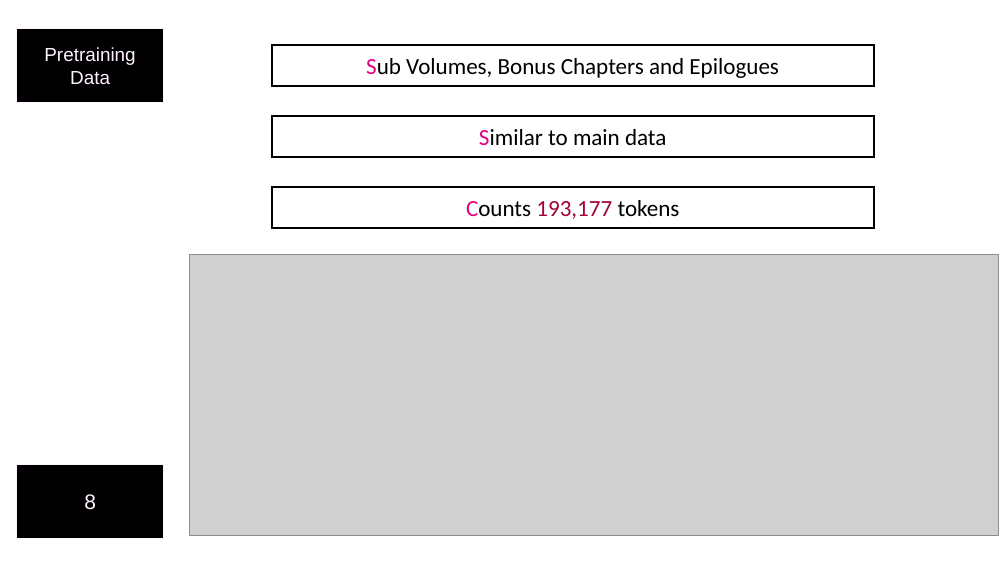
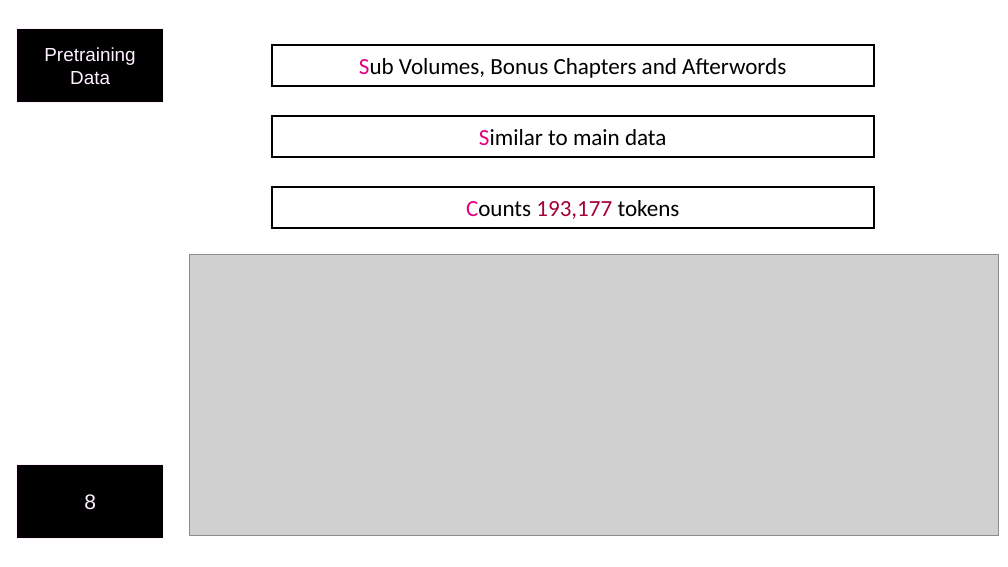
Before and after one commit to MorineC/CLS2022_FinalAssignment, a slide deck: slide 8 of CLS_Project_Presentation_.pptx. Drawn at 1008x567 pixels with LibreOffice and Linux fonts; fonts in the diff are those of the drawing; grey boxes stand for pictures; background and template pictures are left out. Boxes give left, top, right and bottom in pixels: in the first picture for what was removed or moved away, otherwise in the second. Text is boxed around its words. In the diff, an @@ line names an element or a change of style, - is before the commit and + after.

```diff
--- a/CLS_Project_Presentation_.pptx
+++ b/CLS_Project_Presentation_.pptx
@@ text in rectangle at <box>359,58,786,78</box>: text changed @@
-Sub Volumes, Bonus Chapters and Epilogues
+Sub Volumes, Bonus Chapters and Afterwords
```
Also in this commit, not shown: 1 other slide changed.
